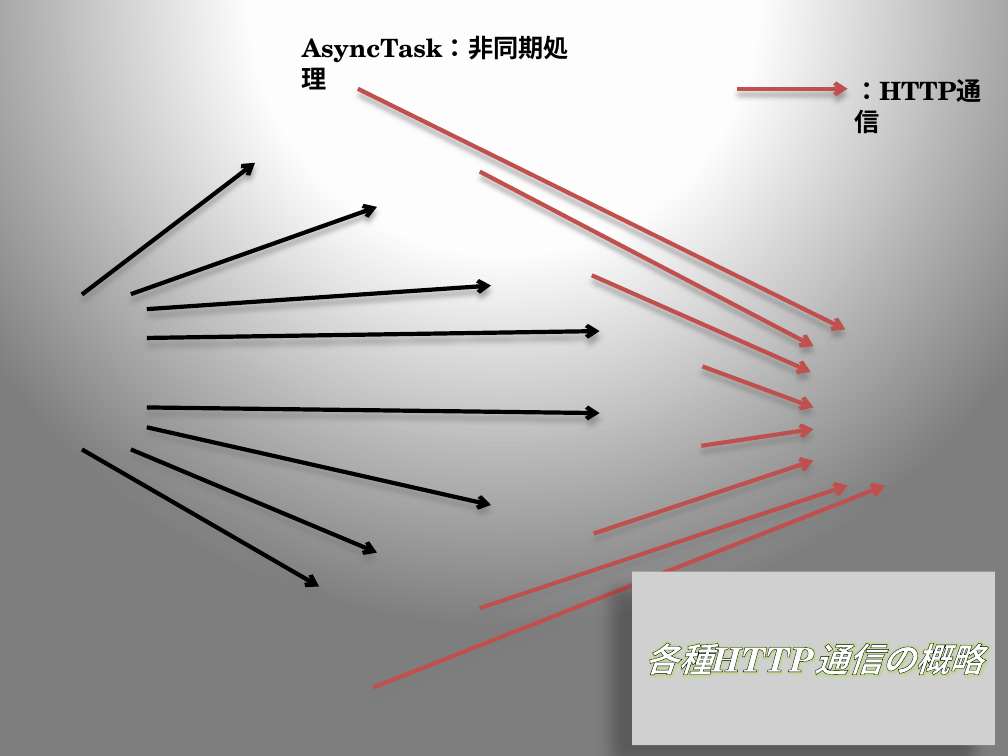
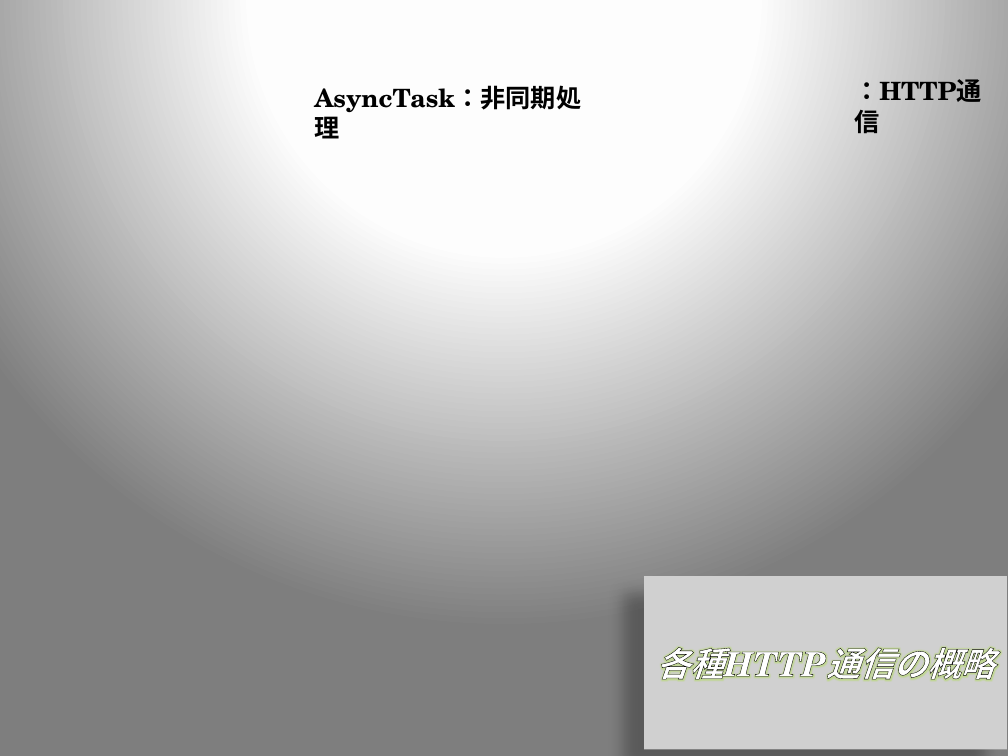
Before and after one commit to kanaimap/kusano, a slide deck: slide 1 of 概略.pptx. Drawn at 1008x756 pixels with LibreOffice and Linux fonts; fonts in the diff are those of the drawing; grey boxes stand for pictures; background and template pictures are left out. Boxes give left, top, right and bottom in pixels: in the first picture for what was removed or moved away, otherwise in the second. Text is boxed around its words. In the diff, an @@ line names an element or a change of style, - is before the commit and + after.

Commit message:
pdf

```diff
--- a/概略.pptx
+++ b/概略.pptx
@@ text "AsyncTask：非同期処理": place and size @@
-text "AsyncTask：非同期処理" at bbox=[302, 35, 569, 94]
+text "AsyncTask：非同期処理" at bbox=[314, 85, 581, 144]
@@ arrow removed from (358, 89) to (846, 330) @@
@@ arrow removed from (738, 89) to (848, 89) @@
@@ arrow removed from (82, 294) to (255, 162) @@
@@ arrow removed from (480, 171) to (813, 347) @@
@@ arrow removed from (131, 294) to (377, 207) @@
@@ arrow removed from (147, 309) to (491, 285) @@
@@ arrow removed from (592, 275) to (810, 372) @@
@@ arrow removed from (147, 338) to (600, 331) @@
@@ arrow removed from (703, 367) to (813, 407) @@
@@ arrow removed from (147, 407) to (600, 413) @@
@@ arrow removed from (147, 427) to (491, 505) @@
@@ arrow removed from (702, 446) to (813, 429) @@
@@ arrow removed from (82, 450) to (320, 587) @@
@@ arrow removed from (131, 450) to (377, 552) @@
@@ arrow removed from (594, 533) to (813, 461) @@
@@ arrow removed from (373, 687) to (885, 486) @@
@@ arrow removed from (480, 608) to (848, 486) @@
@@ picture "各種HTTP通信の概略": place and size @@
-picture "各種HTTP通信の概略" at bbox=[632, 572, 995, 745]
+picture "各種HTTP通信の概略" at bbox=[644, 576, 1007, 749]
```
